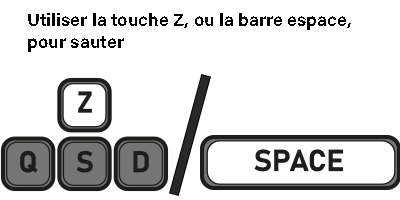
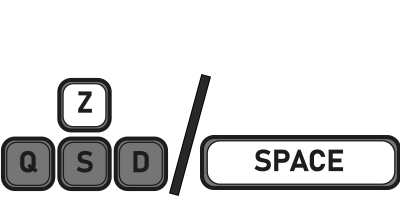
Two versions of the same layered image (w=400, h=200). Layer-by-layer changes:
painted on "Utiliser la touche Z, ou la barre espace, pour sauter" over [left=28, top=13, right=351, bottom=52]
